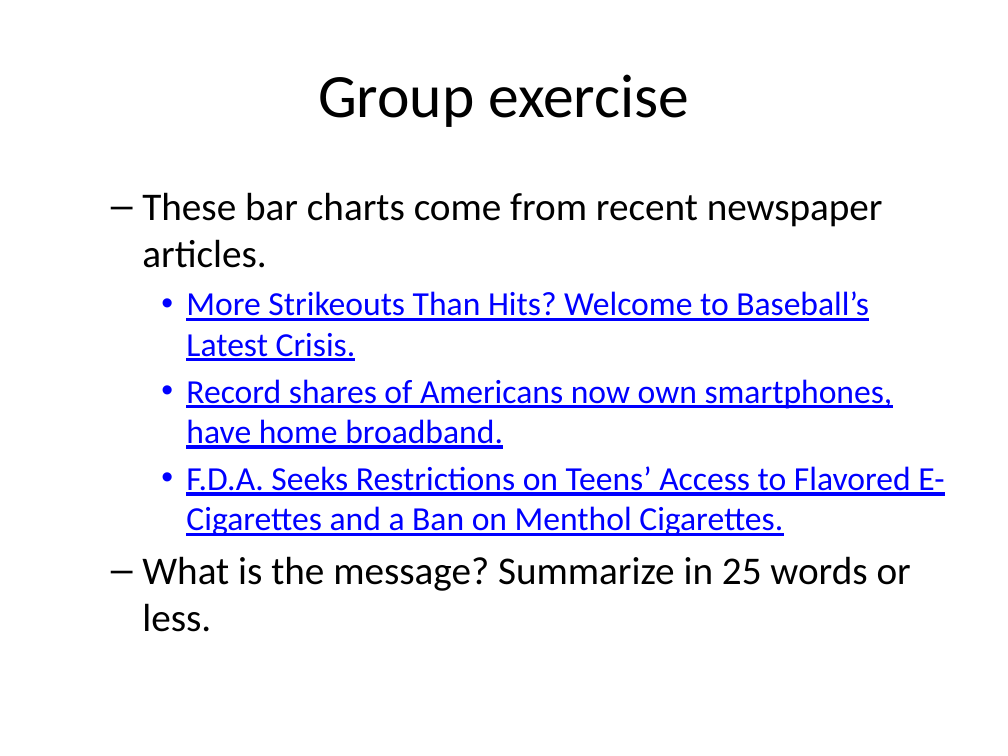
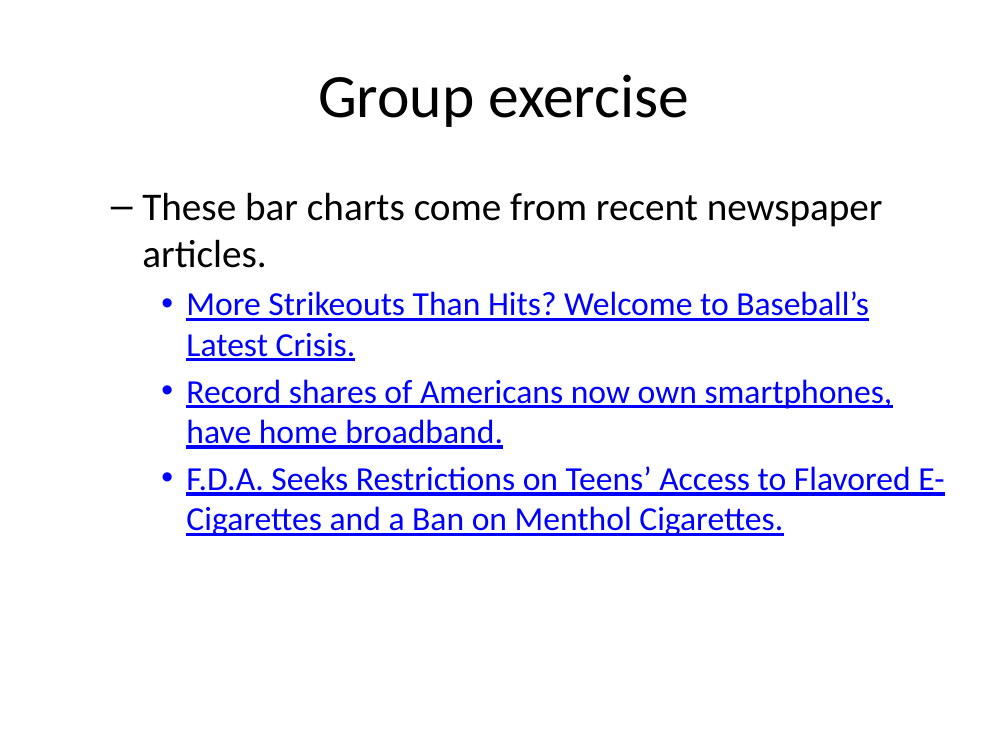
Before and after one commit to pmean/data-visualization, a slide deck: slide 9 of data-viz-03/src/complete-lecture-linegraphs.pptx. Drawn at 1008x756 pixels with LibreOffice and Linux fonts; fonts in the diff are those of the drawing. Boxes give left, top, right and bottom in pixels: in the first picture for what was removed or moved away, otherwise in the second. Text is boxed around its words. In the diff, an @@ line names an element or a change of style, - is before the commit and + after.

```diff
--- a/data-viz-03/src/complete-lecture-linegraphs.pptx
+++ b/data-viz-03/src/complete-lecture-linegraphs.pptx
@@ text at (142, 556, 911, 632): paragraph removed @@
-  – What is the message? Summarize in 25 words or less.
```
Also in this commit, not shown: 8 other slides changed, 20 slides added, 5 slides removed, 7 other files.
